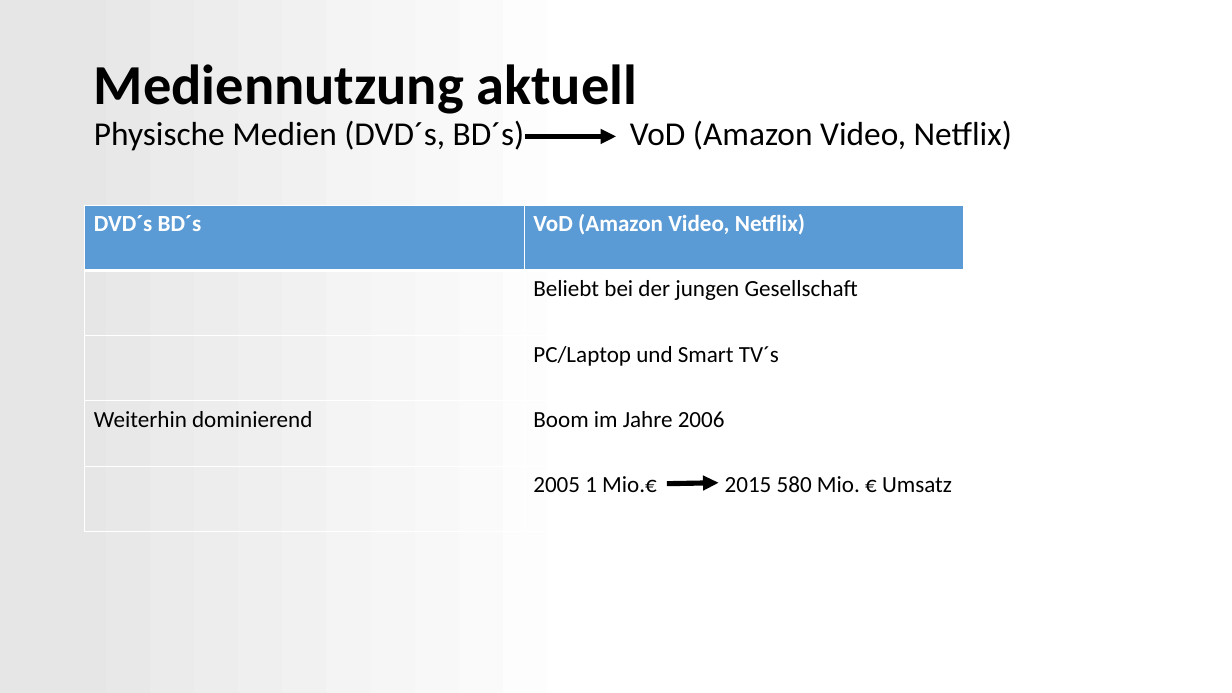
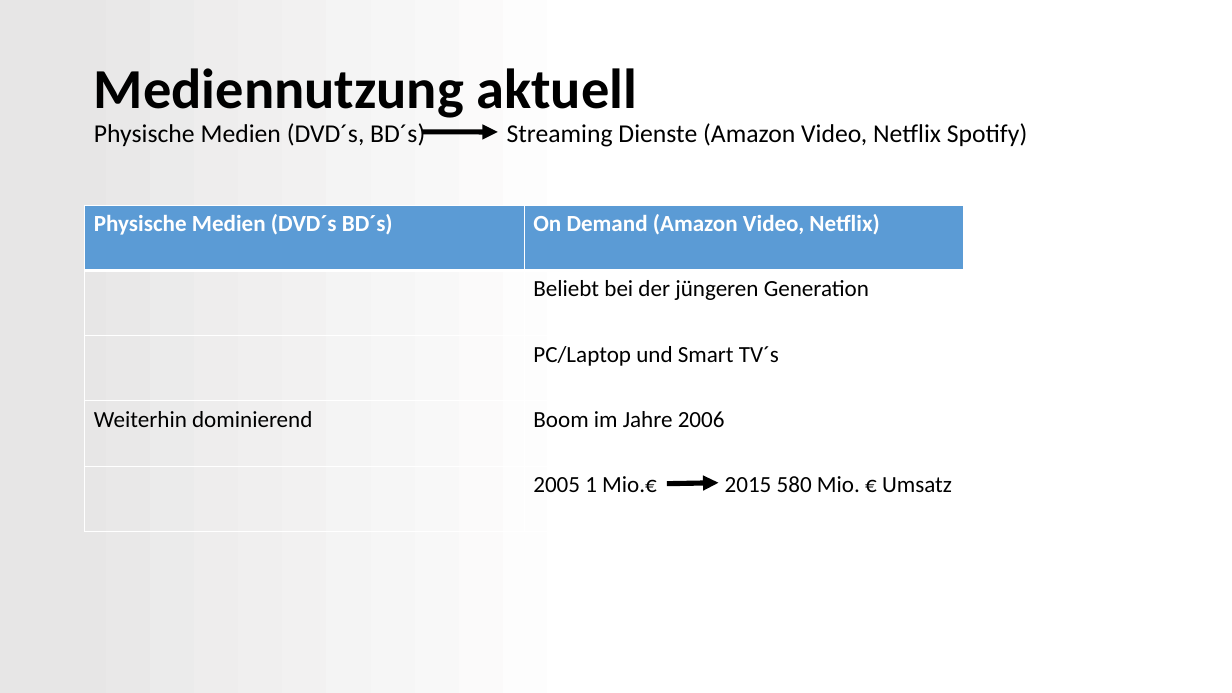
Before and after one commit to Seany1992/MuW, a slide deck: slide 8 of Medienwandel im 21.pptx (slide 7 before the commit). Drawn at 1232x693 pixels with LibreOffice and Linux fonts; fonts in the diff are those of the drawing. Boxes give left, top, right and bottom in pixels: in the first picture for what was removed or moved away, otherwise in the second. Text is boxed around its words. In the diff, an @@ line names an element or a change of style, - is before the commit and + after.

```diff
--- a/Medienwandel im 21.pptx
+++ b/Medienwandel im 21.pptx
@@ title at box(94, 68, 1028, 147): text changed; size 26 to 20 pt @@
-Mediennutzung aktuell
-Physische Medien (DVD´s, BD´s) VoD (Amazon Video, Netflix)
+Mediennutzung aktuell
+Physische Medien (DVD´s, BD´s) Streaming Dienste (Amazon Video, Netflix Spotify)
@@ arrow moved from (525, 137) - (616, 137) to (422, 132) - (498, 132) @@
@@ table at box(85, 205, 965, 531) @@
-row 1, column 1: DVD´s BD´s
+row 1, column 1: Physische Medien (DVD´s BD´s)
-row 1, column 2: VoD (Amazon Video, Netflix)
+row 1, column 2: On Demand (Amazon Video, Netflix)
-row 2, column 2: Beliebt bei der jungen Gesellschaft
+row 2, column 2: Beliebt bei der jüngeren Generation
```
Also in this commit, not shown: 3 slides added, 3 other files.
